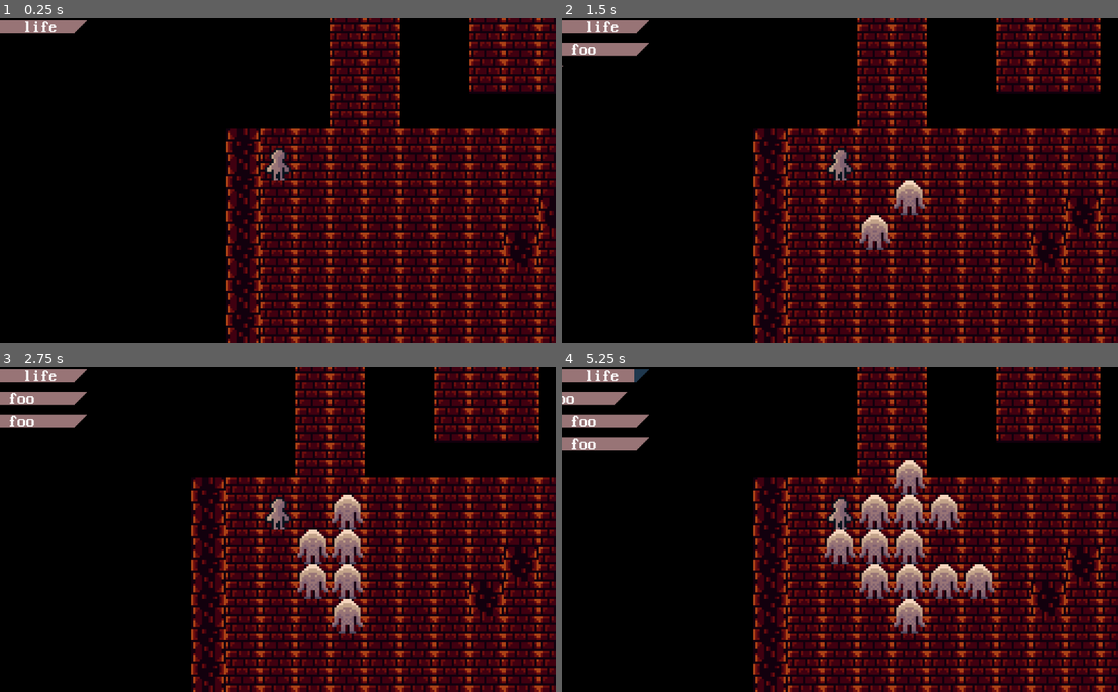
Above: before the commit, frames 1-4 (two rows, left to right).
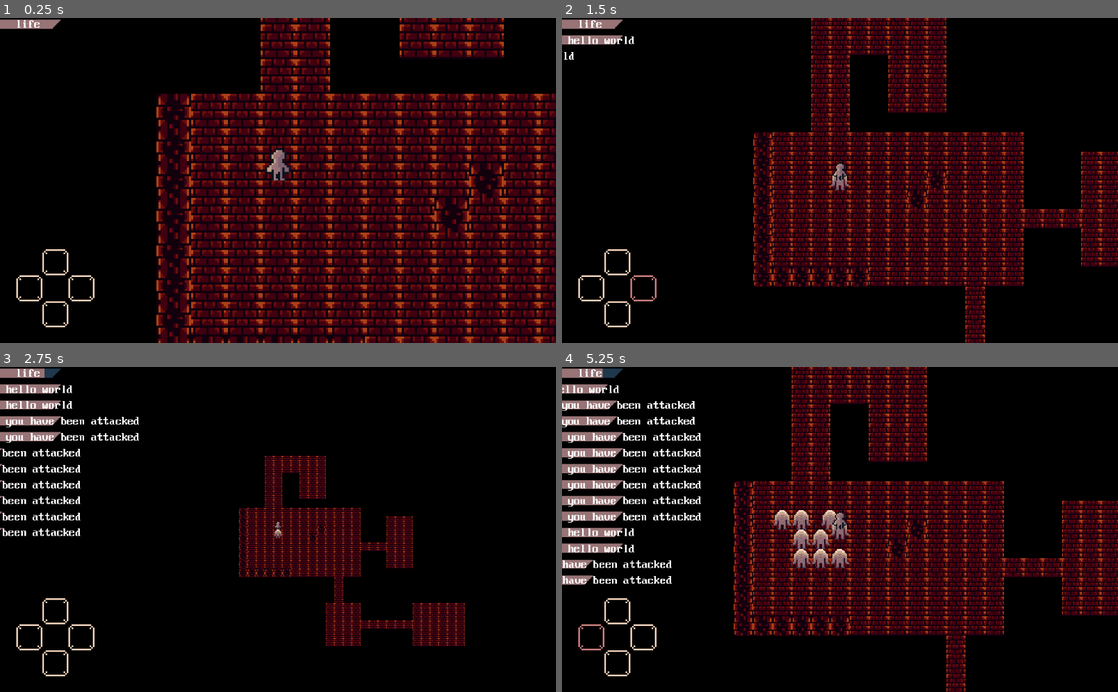
Above: after the commit, the same moments.

Repository: silviogames/drequa
Game: Godot game, scene res://scenes/Main.tscn
Two runs of this game, one before a commit and one after it. Both use one fixed random seed, a clock stepped at 60 frames per second and the inputs below.
Inputs:
- Up to frame 1 (0.25 s): no input
- Up to frame 2 (1.5 s): tap Enter at 0.5 s; hold D 0.53-1.28 s; tap Q at 0.6 s; tap Space at 0.77, 1.07 s; tap N at 0.8, 1.35 s; hold Down from 1.28 s (still down)
- Up to frame 3 (2.75 s): tap Space at 1.52, 1.55, 1.82, 2.1 s; release Down at 2.03 s; hold D from 2.03 s (still down); tap Q at 2.3 s
- Up to frame 4 (5.25 s): release D at 2.78 s; hold Up 2.78-3.53 s; tap Q at 2.85, 4.55, 5.1 s; tap Space at 3.02, 3.32, 3.77, 3.8, 4.07, 4.52, 4.82 s; tap N at 3.05, 3.6 s; hold A 3.53-5.03 s; tap P at 4.35 s; hold Down from 5.03 s (still down)

The runs differ from the first frame. In frame 1, 21% of the frame differs, in the area x 0-100%, y 0-100%; in frame 2, 40%; in frame 3, 40%; in frame 4, 47%.

Commit message:
added some ui, zooming

Diff:
--- a/project.godot
+++ b/project.godot
@@ -13,9 +13,15 @@
 "class": "Entity",
 "language": "GDScript",
 "path": "res://scripts/entity.gd"
+}, {
+"base": "Node2D",
+"class": "Furniture",
+"language": "GDScript",
+"path": "res://scripts/furniture.gd"
 } ]
 _global_script_class_icons={
-"Entity": "res://tex/test_person.png"
+"Entity": "res://tex/test_person.png",
+"Furniture": ""
 }
 
 [application]
--- /dev/null
+++ b/scenes/Furniture_Block.tscn
@@ -0,0 +1,11 @@
+[gd_scene load_steps=3 format=2]
+
+[ext_resource path="res://scripts/furniture_block.gd" type="Script" id=1]
+[ext_resource path="res://tex/furniture_block.png" type="Texture" id=2]
+
+[node name="Furniture_Block" type="Node2D"]
+script = ExtResource( 1 )
+
+[node name="Sprite" type="Sprite" parent="."]
+texture = ExtResource( 2 )
+offset = Vector2( 0, -13 )
--- a/scenes/Main.tscn
+++ b/scenes/Main.tscn
@@ -1,15 +1,12 @@
-[gd_scene load_steps=11 format=2]
+[gd_scene load_steps=8 format=2]
 
 [ext_resource path="res://scripts/main.gd" type="Script" id=1]
 [ext_resource path="res://scripts/map.gd" type="Script" id=2]
 [ext_resource path="res://tilesets/tileset_floor.tres" type="TileSet" id=3]
-[ext_resource path="res://scripts/player.gd" type="Script" id=4]
-[ext_resource path="res://tex/light_player.png" type="Texture" id=5]
-[ext_resource path="res://tex/test_person.png" type="Texture" id=6]
-[ext_resource path="res://tex/background.png" type="Texture" id=7]
-[ext_resource path="res://scripts/pathfinder.gd" type="Script" id=8]
-[ext_resource path="res://scripts/global.gd" type="Script" id=9]
-[ext_resource path="res://scenes/gui.tscn" type="PackedScene" id=10]
+[ext_resource path="res://scripts/pathfinder.gd" type="Script" id=4]
+[ext_resource path="res://scripts/global.gd" type="Script" id=5]
+[ext_resource path="res://scenes/gui.tscn" type="PackedScene" id=6]
+[ext_resource path="res://scenes/gui_action.tscn" type="PackedScene" id=7]
 
 [node name="Main" type="Node2D"]
 script = ExtResource( 1 )
@@ -20,7 +17,9 @@
 
 [node name="Map" type="Node2D" parent="."]
 script = ExtResource( 2 )
-move_time = 0.15
+move_time = 0.2
+player_spawn_x = 3
+player_spawn_y = 2
 
 [node name="Floor" type="TileMap" parent="Map"]
 tile_set = ExtResource( 3 )
@@ -32,39 +31,15 @@
 
 [node name="Objects" type="YSort" parent="."]
 
-[node name="Player" type="Node2D" parent="Objects"]
-z_index = 1
+[node name="Pathfinder" type="Node" parent="."]
 script = ExtResource( 4 )
 
-[node name="Light2D" type="Light2D" parent="Objects/Player"]
-visible = false
-texture = ExtResource( 5 )
-texture_scale = 2.0
-
-[node name="Sprite" type="Sprite" parent="Objects/Player"]
-z_index = 1
-texture = ExtResource( 6 )
-offset = Vector2( 0, -8.5 )
-
-[node name="Camera2D" type="Camera2D" parent="Objects/Player"]
-rotating = true
-current = true
-zoom = Vector2( 0.25, 0.25 )
-drag_margin_top = 0.15
-drag_margin_bottom = 0.15
-
-[node name="Background" type="Sprite" parent="Objects/Player/Camera2D"]
-scale = Vector2( 100, 40 )
-z_index = -2
-texture = ExtResource( 7 )
-
-[node name="Pathfinder" type="Node" parent="."]
-script = ExtResource( 8 )
-
 [node name="Globals" type="Node" parent="."]
-script = ExtResource( 9 )
+script = ExtResource( 5 )
 ENEMY_VIEW_DST = 3
 
 [node name="Canvas_GUI" type="CanvasLayer" parent="."]
 
-[node name="GUI" parent="Canvas_GUI" instance=ExtResource( 10 )]
+[node name="GUI" parent="Canvas_GUI" instance=ExtResource( 6 )]
+
+[node name="ui_action" parent="Canvas_GUI" instance=ExtResource( 7 )]
--- /dev/null
+++ b/scenes/Player.tscn
@@ -0,0 +1,32 @@
+[gd_scene load_steps=5 format=2]
+
+[ext_resource path="res://scripts/player.gd" type="Script" id=1]
+[ext_resource path="res://tex/light_player.png" type="Texture" id=2]
+[ext_resource path="res://tex/test_person.png" type="Texture" id=3]
+[ext_resource path="res://tex/background.png" type="Texture" id=4]
+
+[node name="Player" type="Node2D"]
+z_index = 1
+script = ExtResource( 1 )
+
+[node name="Light2D" type="Light2D" parent="."]
+visible = false
+texture = ExtResource( 2 )
+texture_scale = 2.0
+
+[node name="Sprite" type="Sprite" parent="."]
+z_index = 1
+texture = ExtResource( 3 )
+offset = Vector2( 0, -8.5 )
+
+[node name="camera" type="Camera2D" parent="."]
+rotating = true
+current = true
+zoom = Vector2( 0.25, 0.25 )
+drag_margin_top = 0.15
+drag_margin_bottom = 0.15
+
+[node name="Background" type="Sprite" parent="camera"]
+scale = Vector2( 100, 40 )
+z_index = -2
+texture = ExtResource( 4 )
--- a/scenes/gui.tscn
+++ b/scenes/gui.tscn
@@ -6,23 +6,23 @@
 [ext_resource path="res://scripts/progress_life.gd" type="Script" id=4]
 
 [node name="GUI" type="MarginContainer"]
-anchor_right = 1.0
-margin_bottom = 14.0
-rect_scale = Vector2( 2, 2 )
+anchor_bottom = 1.0
+margin_right = 80.0
+rect_scale = Vector2( 1.4, 1.4 )
 theme = ExtResource( 1 )
 custom_constants/margin_top = 2
 
 [node name="left_elements" type="VBoxContainer" parent="."]
 margin_top = 2.0
-margin_right = 1024.0
-margin_bottom = 17.0
+margin_right = 80.0
+margin_bottom = 600.0
 
 [node name="bar" type="MarginContainer" parent="left_elements"]
-margin_right = 1024.0
+margin_right = 80.0
 margin_bottom = 15.0
 
 [node name="progress_life" type="TextureProgress" parent="left_elements/bar"]
-margin_right = 1024.0
+margin_right = 80.0
 margin_bottom = 15.0
 value = 100.0
 texture_under = ExtResource( 2 )
@@ -30,7 +30,7 @@
 script = ExtResource( 4 )
 
 [node name="MarginContainer" type="MarginContainer" parent="left_elements/bar"]
-margin_right = 1024.0
+margin_right = 80.0
 margin_bottom = 15.0
 custom_constants/margin_top = -1
 custom_constants/margin_left = 13
@@ -38,6 +38,6 @@
 [node name="label_life" type="Label" parent="left_elements/bar/MarginContainer"]
 margin_left = 13.0
 margin_top = -1.0
-margin_right = 1024.0
+margin_right = 80.0
 margin_bottom = 15.0
 text = " life"
--- /dev/null
+++ b/scenes/gui_action.tscn
@@ -0,0 +1,108 @@
+[gd_scene load_steps=3 format=2]
+
+[ext_resource path="res://scripts/gui_action.gd" type="Script" id=1]
+[ext_resource path="res://tex/ui_action_box.png" type="Texture" id=2]
+
+[node name="ui_action" type="MarginContainer"]
+anchor_top = 1.0
+anchor_bottom = 1.0
+margin_top = -112.81
+margin_right = 1024.0
+margin_bottom = -56.8098
+rect_scale = Vector2( 3, 3 )
+custom_constants/margin_top = -20
+custom_constants/margin_left = 10
+script = ExtResource( 1 )
+
+[node name="action_grid" type="GridContainer" parent="."]
+margin_left = 10.0
+margin_top = -20.0
+margin_right = 1024.0
+margin_bottom = 56.0
+custom_constants/vseparation = 0
+custom_constants/hseparation = 0
+columns = 3
+
+[node name="empty" type="TextureRect" parent="action_grid"]
+margin_right = 16.0
+margin_bottom = 16.0
+
+[node name="top" type="TextureRect" parent="action_grid"]
+editor/display_folded = true
+margin_left = 16.0
+margin_right = 32.0
+margin_bottom = 16.0
+texture = ExtResource( 2 )
+
+[node name="action_icon" type="TextureRect" parent="action_grid/top"]
+margin_right = 16.0
+margin_bottom = 16.0
+rect_pivot_offset = Vector2( 8, 8 )
+
+[node name="tween" type="Tween" parent="action_grid/top"]
+
+[node name="empty2" type="TextureRect" parent="action_grid"]
+margin_left = 32.0
+margin_right = 48.0
+margin_bottom = 16.0
+
+[node name="left" type="TextureRect" parent="action_grid"]
+editor/display_folded = true
+margin_top = 16.0
+margin_right = 16.0
+margin_bottom = 32.0
+texture = ExtResource( 2 )
+
+[node name="action_icon" type="TextureRect" parent="action_grid/left"]
+anchor_right = 1.0
+margin_bottom = 16.0
+rect_pivot_offset = Vector2( 8, 8 )
+
+[node name="tween" type="Tween" parent="action_grid/left"]
+
+[node name="empty3" type="TextureRect" parent="action_grid"]
+margin_left = 16.0
+margin_top = 16.0
+margin_right = 32.0
+margin_bottom = 32.0
+
+[node name="right" type="TextureRect" parent="action_grid"]
+editor/display_folded = true
+margin_left = 32.0
+margin_top = 16.0
+margin_right = 48.0
+margin_bottom = 32.0
+texture = ExtResource( 2 )
+
+[node name="action_icon" type="TextureRect" parent="action_grid/right"]
+anchor_right = 1.0
+margin_bottom = 16.0
+rect_pivot_offset = Vector2( 8, 8 )
+
+[node name="tween" type="Tween" parent="action_grid/right"]
+
+[node name="empty4" type="TextureRect" parent="action_grid"]
+margin_top = 32.0
+margin_right = 16.0
+margin_bottom = 48.0
+
+[node name="down" type="TextureRect" parent="action_grid"]
+editor/display_folded = true
+margin_left = 16.0
+margin_top = 32.0
+margin_right = 32.0
+margin_bottom = 48.0
+texture = ExtResource( 2 )
+
+[node name="action_icon" type="TextureRect" parent="action_grid/down"]
+anchor_right = 1.0
+margin_bottom = 16.0
+rect_pivot_offset = Vector2( 8, 8 )
+
+[node name="tween" type="Tween" parent="action_grid/down"]
+
+[node name="empty5" type="TextureRect" parent="action_grid"]
+margin_left = 32.0
+margin_top = 32.0
+margin_right = 48.0
+margin_bottom = 48.0
--- a/scripts/enemy.gd
+++ b/scripts/enemy.gd
@@ -11,8 +11,8 @@
 func _ready():
 	pass
 
-func init(posx,posy):
-	.init(posx, posy)
+func init(init_pos):
+	super_init(init_pos)
 	max_life = 50
 	life = 50
 
@@ -60,7 +60,7 @@
 				print("dir not good ",d)
 				continue
 			else:
-				var move_pos = abs_pos(d)
+				var move_pos = utils_dir.abs_pos(d, pos)
 				if map.walkable( move_pos[0], move_pos[1] ):
 					print("walking in dir ", d)
 					set_target(d)
@@ -79,8 +79,8 @@
 		attack_dir = null
 		attack_target = null
 	else:
-		var player_dir = get_dir(map.player.get_next_pos())
-		print("player is " + dir_name(player_dir))
+		var player_dir = utils_dir.get_dir(pos, map.player.get_next_pos())
+		print("player is " + utils_dir.dir_name(player_dir))
 		if player_dir != -1:
 			attack_target = map.player
 			attack_dir = player_dir
--- a/scripts/entity.gd
+++ b/scripts/entity.gd
@@ -2,8 +2,11 @@
 
 
 const utils = preload("res://scripts/utils.gd")
+const utils_dir = preload("res://scripts/utils_dir.gd")
+
 class_name Entity, "res://tex/test_person.png"
 var map = null
+var main = null
 var globals = null
 
 var pos = [0,0]
@@ -19,62 +22,18 @@
 var attack_target = null
 
 
-enum DIR { UP, RIGHT, LEFT, DOWN}
-
-func dir_name(dir):
-	match dir:
-		DIR.UP:
-			return "up"
-		DIR.RIGHT:
-			return "right"
-		DIR.DOWN:
-			return "down"
-		DIR.LEFT:
-			return "left"
-		_:
-			return "none"
-
-func dir_to_axis(dir):
-	match dir:
-		DIR.UP:
-			return 1
-		DIR.RIGHT:
-			return 0
-		DIR.DOWN:
-			return 1
-		DIR.LEFT:
-			return 0
-		_:
-			return 0
-
-func dir_to_sign(dir):
-	match dir:
-		DIR.UP:
-			return -1
-		DIR.RIGHT:
-			return 1
-		DIR.DOWN:
-			return 1
-		DIR.LEFT:
-			return -1
-		_:
-			return 0
-
-
 func _ready():
 	map = get_node("/root/Main/Map")
-	map.entities.append(self)
-
+	main = get_node("/root/Main")
 	globals = get_node("/root/Main/Globals")
 
 
 
-func init(posx,posy):
-	set_pos(posx,posy)
+func super_init(init_pos):
+	set_pos(init_pos)
 
-
-func set_pos(tx,ty):
-	self.pos = [tx, ty]
+func set_pos(new_pos):
+	self.pos = new_pos
 	position.x = (pos[0] * 16) + 8
 	position.y = (pos[1] * 16) + 8
 
@@ -84,16 +43,16 @@
 	var dty = 0
 
 	match dir:
-		DIR.UP:
+		utils_dir.DIR.UP:
 			dtx = 0
 			dty = -1
-		DIR.RIGHT:
+		utils_dir.DIR.RIGHT:
 			dtx = 1
 			dty = 0
-		DIR.DOWN:
+		utils_dir.DIR.DOWN:
 			dtx = 0
 			dty = 1
-		DIR.LEFT:
+		utils_dir.DIR.LEFT:
 			dtx = -1
 			dty = 0
 
@@ -127,13 +86,13 @@
 	if target_pos != null:
 		target_axis = 0
 		target_dir = 0
-		set_pos(target_pos[0], target_pos[1])
+		set_pos(target_pos)
 		target_pos = null
 	$Sprite.position.y = 0
 	$Sprite.position.x = 0
 
 	if attack_target != null:
-		var attack_pos = abs_pos(attack_dir)
+		var attack_pos = utils_dir.abs_pos(attack_dir, pos)
 		map.attack_at(attack_pos, self, attack_target)
 
 
@@ -145,7 +104,7 @@
 		if target_axis == 0:
 			$Sprite.position.y = -sin(value * PI ) * 5
 	if attack_dir != null:
-		$Sprite.position[dir_to_axis(attack_dir)] = dir_to_sign(attack_dir) * value * 8
+		$Sprite.position[utils_dir.dir_to_axis(attack_dir)] = utils_dir.dir_to_sign(attack_dir) * value * 8
 
 
 
@@ -160,26 +119,6 @@
 	else:
 		print("fighters are NOT next to each other!")
 
-func abs_pos(dir):
-	# calculate absolute position from current posiiton of entity and dir offset
-
-	var dtx = 0
-	var dty = 0
-
-	match dir:
-		DIR.UP:
-			dtx = 0
-			dty = -1
-		DIR.RIGHT:
-			dtx = 1
-			dty = 0
-		DIR.DOWN:
-			dtx = 0
-			dty = 1
-		DIR.LEFT:
-			dtx = -1
-			dty = 0
-	return [pos[0] + dtx, pos[1] + dty]
 
 func get_next_pos():
 	if target_pos == null:
@@ -200,16 +139,16 @@
 	var mx = -1
 	var my = -1
 	if dx > 0:
-		mx = DIR.RIGHT
+		mx = utils_dir.DIR.RIGHT
 	elif dx < 0:
-		mx =  DIR.LEFT
+		mx =  utils_dir.DIR.LEFT
 	else:
 		mx = -1
 
 	if dy > 0:
-		my = DIR.DOWN
+		my = utils_dir.DIR.DOWN
 	elif dy < 0:
-		my = DIR.UP
+		my = utils_dir.DIR.UP
 	else:
 		my = -1
 
@@ -218,28 +157,6 @@
 	else:
 		return [my, mx]
 
-func get_dir(other_pos):
-	# if other_pos is next to current pos then return direction to reach that position, else return -1
-	var dx = other_pos[0] - pos[0]
-	var dy = other_pos[1] - pos[1]
-	if dx == 0 and dy == 0:
-		# already at pos
-		return -1
-
-	if dx == 0:
-		if dy == -1:
-			return DIR.UP
-		elif dy == 1:
-			return DIR.DOWN
-		else:
-			return -1
-	elif dy == 0:
-		if dx == -1:
-			return DIR.LEFT
-		elif dx == 1:
-			return DIR.RIGHT
-		else:
-			return -1
 
 func power():
 	print("func power not implemented by child!")
--- /dev/null
+++ b/scripts/furniture.gd
@@ -0,0 +1,36 @@
+extends Node2D
+# furniture class. is also an entity but does not move by itself
+# abstract class. furniture extends this
+# furniture can have various properties like lootable, etc.
+
+class_name Furniture
+
+var pos = [-1, -1]
+var target_pos = null
+
+var object_name = "none"
+var properties = {}
+
+var map = null
+var main = null
+
+enum PROP {LOOT, PUSH}
+
+func _ready():
+	map = get_node("/root/Main/Map")
+	main = get_node("/root/Main")
+
+
+func super_init(pos, obj_name, props):
+	# props is array of properties
+	# subclass should call this method!
+	map.entities.append(self)
+
+	self.pos = pos
+	self.object_name = obj_name
+	for pr in props:
+		self.properties[pr] = true
+
+func push(dir):
+	# move furniture if pushable
+	pass
--- /dev/null
+++ b/scripts/furniture_block.gd
@@ -0,0 +1,7 @@
+extends Furniture
+
+func _ready():
+	pass
+
+func init(pos):
+	super_init(pos, "block", [PROP.PUSH])
--- /dev/null
+++ b/scripts/gui_action.gd
@@ -0,0 +1,37 @@
+extends MarginContainer
+
+var atlas_action_move = load("res://atlas/action_move.atlastex")
+var atlas_action_attack = load("res://atlas/action_attack.atlastex")
+const utils_dir = preload("res://scripts/utils_dir.gd")
+
+func _ready():
+	pass
+
+func pressed_action(dir):
+	match dir:
+		utils_dir.DIR.UP:
+			$action_grid/top.self_modulate = Color(1,0,0,1)
+			$action_grid/top/tween.interpolate_method(self, "tween_top", -0.5, 1, 0.3, Tween.TRANS_LINEAR,Tween.EASE_IN)
+			$action_grid/top/tween.start()
+		utils_dir.DIR.RIGHT:
+			$action_grid/right/tween.interpolate_method(self, "tween_right", -0.5, 1, 0.3, Tween.TRANS_LINEAR,Tween.EASE_IN)
+			$action_grid/right/tween.start()
+		utils_dir.DIR.DOWN:
+			$action_grid/down/tween.interpolate_method(self, "tween_down", -0.5, 1, 0.3, Tween.TRANS_LINEAR,Tween.EASE_IN)
+			$action_grid/down/tween.start()
+		utils_dir.DIR.LEFT:
+			$action_grid/left/tween.interpolate_method(self, "tween_left", -0.5, 1, 0.3, Tween.TRANS_LINEAR,Tween.EASE_IN)
+			$action_grid/left/tween.start()
+
+
+func tween_top(value):
+	$action_grid/top.self_modulate = Color.maroon.linear_interpolate(Color.white, value)
+
+func tween_right(value):
+	$action_grid/right.self_modulate = Color.maroon.linear_interpolate(Color.white, value)
+
+func tween_down(value):
+	$action_grid/down.self_modulate = Color.maroon.linear_interpolate(Color.white, value)
+
+func tween_left(value):
+	$action_grid/left.self_modulate = Color.maroon.linear_interpolate(Color.white, value)
--- a/scripts/gui_tip.gd
+++ b/scripts/gui_tip.gd
@@ -33,3 +33,6 @@
 			$Timer.start()
 		STATUS.GO:
 			queue_free()
+
+func set_message( message):
+	$MarginContainer/Label.text = message
--- a/scripts/main.gd
+++ b/scripts/main.gd
@@ -13,11 +13,28 @@
 	if Input.is_key_pressed(KEY_ESCAPE):
 		get_tree().quit()
 
+	# zoom camera
+	if Input.is_key_pressed(KEY_UP):
+		var camera = $Objects/Player/camera
+		camera.zoom += Vector2(-delta, -delta)
+		if camera.zoom.x <= 0.1:
+			camera.zoom = Vector2(0.1 , 0.1)
+	elif Input.is_key_pressed(KEY_DOWN):
+		var camera = $Objects/Player/camera
+		camera.zoom += Vector2(delta, delta)
+		if camera.zoom.x >= 1:
+			camera.zoom = Vector2(1 , 1)
+
+
+func spawn_message(message):
+	var gt = gui_tip.instance()
+	gt.set_message(message)
+	gui_left_elements.add_child(gt)
 
 func _input(event):
 	if event is InputEventKey:
 		if event.scancode == KEY_N:
 			if not event.pressed:
-				print("pressed N")
 				var gt = gui_tip.instance()
+				gt.set_message("hello world")
 				gui_left_elements.add_child(gt)
--- a/scripts/map.gd
+++ b/scripts/map.gd
@@ -1,6 +1,7 @@
 extends Node2D
 
 var enemy = load("res://scenes/Enemy.tscn")
+var player_class = load("res://scenes/Player.tscn")
 var tiles_floor = {}
 
 var godot_ysort = null
@@ -13,13 +14,23 @@
 var mode = MODE.IDLE
 
 export(float, 0.05,2 , 0.05) var move_time = 1
+export(int) var player_spawn_x = 1
+export(int) var player_spawn_y = 1
 
 var player = null
 
 func _ready():
 	init_tiles()
 	godot_ysort = get_node("/root/Main/Objects")
-	print("godot_ysort ", godot_ysort)
+	player = player_class.instance()
+	add_entity(player)
+	player.connect_ui()
+	player.init([player_spawn_x,player_spawn_y])
+
+
+
+func is_idle():
+	return mode == MODE.IDLE
 
 func walkable( tx,ty ):
 
@@ -118,5 +129,9 @@
 		if event.scancode == KEY_SPACE and not event.pressed:
 			#spawning new entity
 			var e = enemy.instance()
-			e.init(4,3)
-			godot_ysort.add_child(e)
+			e.init([4,3])
+			add_entity(e)
+
+func add_entity(entity):
+	self.entities.append(entity)
+	godot_ysort.add_child(entity)
--- a/scripts/player.gd
+++ b/scripts/player.gd
@@ -1,47 +1,59 @@
 extends Entity
 
 var life_bar = null
+var ui_action = null
 
-func _ready():
+#action ui stuff
+
+enum ACTIONS { MOVE, ATTACK }
+
+
+func connect_ui():
 	life_bar = get_node("/root/Main/Canvas_GUI/GUI/left_elements/bar/progress_life")
-	init(1,1)
+	ui_action = get_node("/root/Main/Canvas_GUI/ui_action")
 
 func life_changed():
+	if life <= 0:
+		main.spawn_message("you are dead")
+	else:
+		main.spawn_message("you have been attacked")
 	life_bar.value = life
 
 func _input(event):
 	var act = false
-	if event is InputEventKey:
-		if event.scancode == KEY_A:
-			if not event.pressed:
-				set_target(DIR.LEFT)
-				act = true
-		if event.scancode == KEY_S:
-			if not event.pressed:
-				set_target(DIR.DOWN)
-				act = true
-		if event.scancode == KEY_W:
-			if not event.pressed:
-				set_target(DIR.UP)
-				act = true
-		if event.scancode == KEY_D:
-			if not event.pressed:
-				set_target(DIR.RIGHT)
-				act = true
-		if event.scancode == KEY_Q:
-			if not event.pressed:
-				act = true
-				print("player waiting")
+	if map.is_idle():
+		if event is InputEventKey:
+			if event.scancode == KEY_A:
+				if not event.pressed:
+					ui_action.pressed_action(utils_dir.DIR.LEFT)
+					set_target(utils_dir.DIR.LEFT)
+					act = true
+			if event.scancode == KEY_S:
+				if not event.pressed:
+					ui_action.pressed_action(utils_dir.DIR.DOWN)
+					set_target(utils_dir.DIR.DOWN)
+					act = true
+			if event.scancode == KEY_W:
+				if not event.pressed:
+					ui_action.pressed_action(utils_dir.DIR.UP)
+					set_target(utils_dir.DIR.UP)
+					act = true
+			if event.scancode == KEY_D:
+				if not event.pressed:
+					ui_action.pressed_action(utils_dir.DIR.RIGHT)
+					set_target(utils_dir.DIR.RIGHT)
+					act = true
+			if event.scancode == KEY_Q:
+				if not event.pressed:
+					act = true
+					print("player waiting")
 
-	if act:
-		map.start_act()
+		if act:
+			map.start_act()
 
 
-func init(posx,posy):
-	posx = 1
-	posy = 1
-	.init(posx,posy)
-	map.player = self
+func init(init_pos):
+	super_init(init_pos)
 	max_life = 150
 	life = 150
 	life_bar.max_value = max_life
--- /dev/null
+++ b/scripts/utils_dir.gd
@@ -0,0 +1,90 @@
+# util class for handling dir stuff
+
+
+enum DIR { UP, RIGHT, LEFT, DOWN}
+
+
+static func dir_name(dir):
+	match dir:
+		DIR.UP:
+			return "up"
+		DIR.RIGHT:
+			return "right"
+		DIR.DOWN:
+			return "down"
+		DIR.LEFT:
+			return "left"
+		_:
+			return "none"
+
+static func dir_to_axis(dir):
+	match dir:
+		DIR.UP:
+			return 1
+		DIR.RIGHT:
+			return 0
+		DIR.DOWN:
+			return 1
+		DIR.LEFT:
+			return 0
+		_:
+			return 0
+
+static func dir_to_sign(dir):
+	match dir:
+		DIR.UP:
+			return -1
+		DIR.RIGHT:
+			return 1
+		DIR.DOWN:
+			return 1
+		DIR.LEFT:
+			return -1
+		_:
+			return 0
+
+
+static func abs_pos(dir, pos):
+	# calculate absolute position pos and dir offset
+
+	var dtx = 0
+	var dty = 0
+
+	match dir:
+		DIR.UP:
+			dtx = 0
+			dty = -1
+		DIR.RIGHT:
+			dtx = 1
+			dty = 0
+		DIR.DOWN:
+			dtx = 0
+			dty = 1
+		DIR.LEFT:
+			dtx = -1
+			dty = 0
+	return [pos[0] + dtx, pos[1] + dty]
+
+
+static func get_dir(this_pos, other_pos):
+	# if other_pos is next to this_pos then return direction to reach that position, else return -1
+	var dx = other_pos[0] - this_pos[0]
+	var dy = other_pos[1] - this_pos[1]
+	if dx == 0 and dy == 0:
+		# already at pos
+		return -1
+
+	if dx == 0:
+		if dy == -1:
+			return DIR.UP
+		elif dy == 1:
+			return DIR.DOWN
+		else:
+			return -1
+	elif dy == 0:
+		if dx == -1:
+			return DIR.LEFT
+		elif dx == 1:
+			return DIR.RIGHT
+		else:
+			return -1
Binary file added: atlas/action_attack.atlastex
Binary file added: atlas/action_move.atlastex
Binary file added: tex/furniture_block.png
Not shown, added: tex/furniture_block.png.import
Binary file added: tex/ui_action_box.png
Not shown, added: tex/ui_action_box.png.import
Binary file added: tex/ui_actions.png
Not shown, added: tex/ui_actions.png.import
